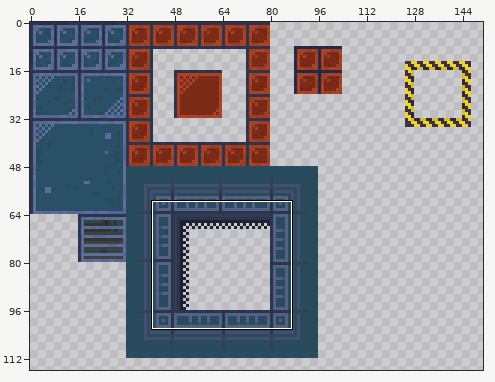
Pixel-art file -- examples/vacuum-outlaw/src/main/resources/tilesets/maps/StationOne_floors.aseprite. Above: a wide view before the commit, with the close-up outlined.
Close-up. First the earlier version:
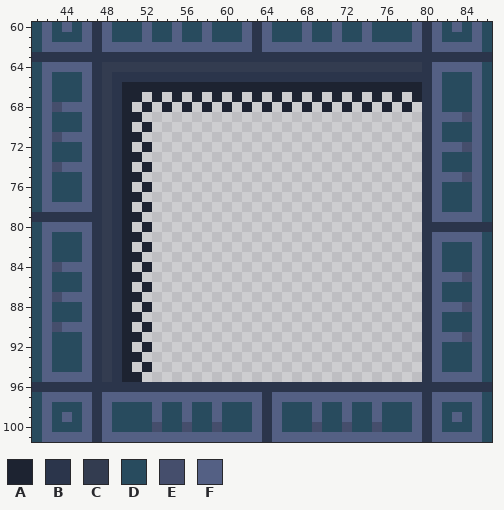
256x256 pixels, 1 frame. Colours within 5 levels of each other are drawn and written as one. Shown: x 41..86, y 60..101. The wide view leaves out empty margins.
Palette (. is transparent): A #1d2331  B #2b354b  C #333c50  D #284b5e  E #454e6c  F #546084
Pixels before, first column x 41:
 60 DFDFDFBFDDDFDDFDDFDDDFBFDDDFDDFDDFDDDDFBFDFDFD
 61 DFDDDFBFDDDFDDFDDFDDDFBFDDDFDDFDDFDDDDFBFDDDFD
 62 DFFFFFBFFFFFFFFFFFFFFFBFFFFFFFFFFFFFFFFBFFFFFD
 63 BBBBBBBBBBBBBBBBBBBBBBBBBBBBBBBBBBBBBBBBBBBBBB
 64 DFFFFFBCCCCCCCCCCCCCCCCCCCCCCCCCCCCCCCCBFFFFFD
 65 DFDDDFBCBBBBBBBBBBBBBBBBBBBBBBBBBBBBBBBBFDDDFD
 66 DFDDDFBCBAAAAAAAAAAAAAAAAAAAAAAAAAAAAAABFDDDFD
 67 DFDDDFBCBAA.A.A.A.A.A.A.A.A.A.A.A.A.A.ABFDDDFD
 68 DFEFFFBCBA.A.A.A.A.A.A.A.A.A.A.A.A.A.A.BFDDDFD
 69 DFDDDFBCBAA............................BFFFEFD
 70 DFDDDFBCBA.A...........................BFDDDFD
 71 DFEFFFBCBAA............................BFDDDFD
 72 DFDDDFBCBA.A...........................BFFFEFD
 73 DFDDDFBCBAA............................BFDDDFD
 74 DFEFFFBCBA.A...........................BFDDDFD
 75 DFDDDFBCBAA............................BFFFEFD
 76 DFDDDFBCBA.A...........................BFDDDFD
 77 DFDDDFBCBAA............................BFDDDFD
 78 DFFFFFBCBA.A...........................BFDDDFD
 79 BBBBBBBCBAA............................BFFFFFD
 80 DFFFFFBCBA.A...........................BBBBBBB
 81 DFDDDFBCBAA............................BFFFFFD
 82 DFDDDFBCBA.A...........................BFDDDFD
 83 DFDDDFBCBAA............................BFDDDFD
 84 DFEFFFBCBA.A...........................BFDDDFD
 85 DFDDDFBCBAA............................BFFFEFD
 86 DFDDDFBCBA.A...........................BFDDDFD
 87 DFEFFFBCBAA............................BFDDDFD
 88 DFDDDFBCBA.A...........................BFFFEFD
 89 DFDDDFBCBAA............................BFDDDFD
 90 DFEFFFBCBA.A...........................BFDDDFD
 91 DFDDDFBCBAA............................BFFFEFD
 92 DFDDDFBCBA.A...........................BFDDDFD
 93 DFDDDFBCBAA............................BFDDDFD
 94 DFDDDFBCBA.A...........................BFDDDFD
 95 DFFFFFBCBAA............................BFFFFFD
 96 BBBBBBBBBBBBBBBBBBBBBBBBBBBBBBBBBBBBBBBBBBBBBB
 97 DFFFFFBFFFFFFFFFFFFFFFFBFFFFFFFFFFFFFFFBFFFFFD
 98 DFDDDFBFDDDDFDDFDDFDDDFBFDDDFDDFDDFDDDFBFDDDFD
 99 DFDFDFBFDDDDFDDFDDFDDDFBFDDDFDDFDDFDDDFBFDFDFD
100 DFDDDFBFDDDDEDDEDDEDDDFBFDDDEDDEDDEDDDFBFDDDFD
101 DFFFFFBFFFFFFFFFFFFFFFFBFFFFFFFFFFFFFFFBFFFFFD
And afterwards:
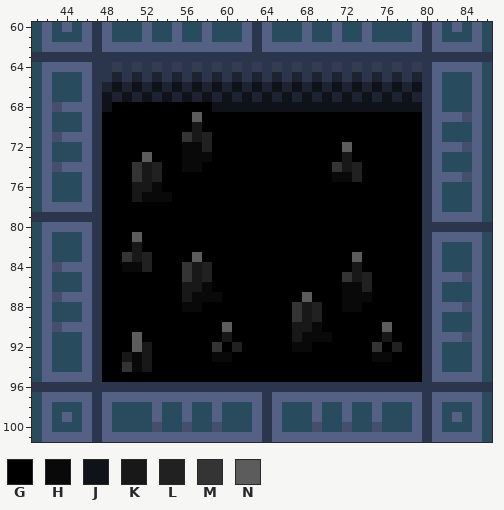
Colours new in this view: G #000000  H #090909  J #0f1219  K #181819  L #212122  M #343434  N #5c5c5c
What changed:
Changed rows in their new state; - is an unchanged pixel.
first column x 48:
 64 B-B-B-B-B-B-B-B-B-B-B-B-B-B-B-B-
 65 BA-A-A-A-A-A-A-A-A-A-A-A-A-A-A-A
 66 AJ-J-J-J-J-J-J-J-J-J-J-J-J-J-J-J
 67 JAJ-J-J-J-J-J-J-J-J-J-J-J-J-J-J-
 68 JGGGGGGGGGGJJJJJJJJJJJJJJJJJJJJJ
 69 GGGGGGGGGNGGGGGGGGGGGGGGGGGGGGGG
 70 GGGGGGGGGKGGGGGGGGGGGGGGGGGGGGGG
 71 GGGGGGGGMKLGGGGGGGGGGGGGGGGGGGGG
 72 GGGGGGGGHHLGGGGGGGGGGGGGNGGGGGGG
 73 GGGGNGGGHHHGGGGGGGGGGGGGKGGGGGGG
 74 GGGMKLGGHHGGGGGGGGGGGGGMKLGGGGGG
 75 GGGMKLGGGGGGGGGGGGGGGGGHHLGGGGGG
 76 GGGKKHGGGGGGGGGGGGGGGGGGGGGGGGGG
 77 GGGKHHHGGGGGGGGGGGGGGGGGGGGGGGGG
 78 GGGGGGGGGGGGGGGGGGGGGGGGGGGGGGGG
 79 GGGGGGGGGGGGGGGGGGGGGGGGGGGGGGGG
 80 GGGGGGGGGGGGGGGGGGGGGGGGGGGGGGGG
 81 GGGNGGGGGGGGGGGGGGGGGGGGGGGGGGGG
 82 GGGKGGGGGGGGGGGGGGGGGGGGGGGGGGGG
 83 GGMKLGGGGNGGGGGGGGGGGGGGGNGGGGGG
 84 GGHHLGGGMKLGGGGGGGGGGGGGGKGGGGGG
 85 GGGGGGGGMKLGGGGGGGGGGGGGMKLGGGGG
 86 GGGGGGGGKKHGGGGGGGGGGGGGHHLGGGGG
 87 GGGGGGGGKHHHGGGGGGGGNGGGHHHGGGGG
 88 GGGGGGGGHHGGGGGGGGGMKLGGHHGGGGGG
 89 GGGGGGGGGGGGGGGGGGGMKLGGGGGGGGGG
 90 GGGGGGGGGGGGNGGGGGGKKHGGGGGGNGGG
 91 GGGNGGGGGGGGKGGGGGGKHHHGGGGGKGGG
 92 GGGNKGGGGGGMGLGGGGGHHGGGGGGMGLGG
 93 GGKHKGGGGGGHHGGGGGGGGGGGGGGHHGGG
 94 GGMHKGGGGGGGGGGGGGGGGGGGGGGGGGGG
 95 GGGGGGGGGGGGGGGGGGGGGGGGGGGGGGGG
Boxes around the changes in both close-ups, in picture pixels (x1, y1, x2, y2):
changed: (102, 62, 422, 382)
